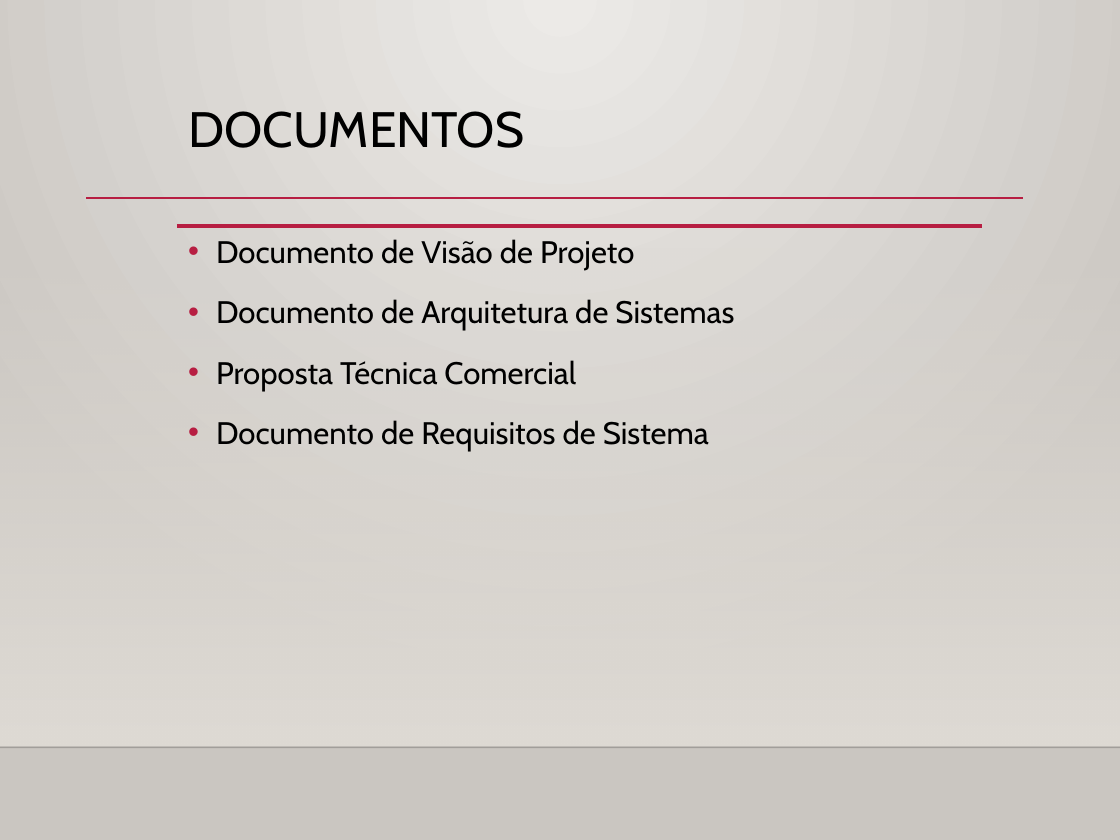
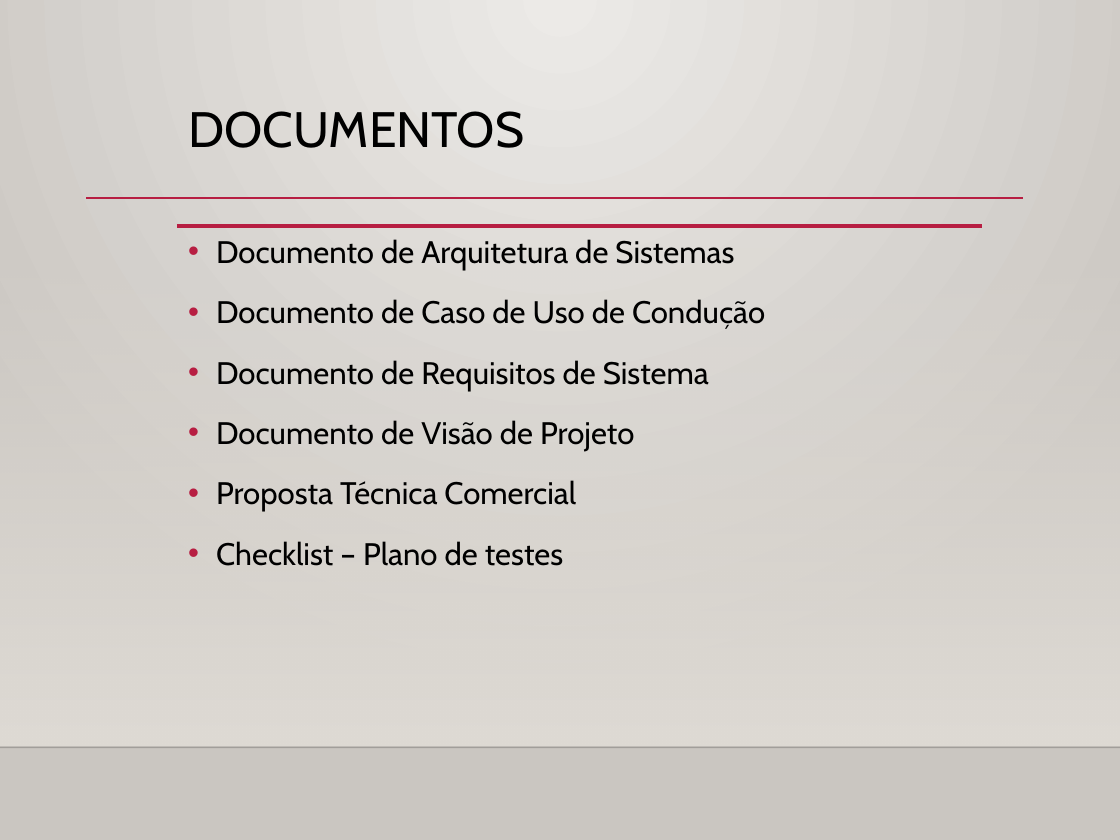
Before and after one commit to gabriellima09/DrinkIt, a slide deck: slide 19 of DrinkIt.WebApp/Artifacts/Apresentação TG - Drink-IT - Gabriel Lima - Gustavo da Rosa.pptx. Drawn at 1120x840 pixels with LibreOffice and Linux fonts; fonts in the diff are those of the drawing; background and template pictures are left out. Boxes give left, top, right and bottom in pixels: in the first picture for what was removed or moved away, otherwise in the second. Text is boxed around its words. In the diff, an @@ line names an element or a change of style, - is before the commit and + after.

```diff
--- a/DrinkIt.WebApp/Artifacts/Apresentação TG - Drink-IT - Gabriel Lima - Gustavo da Rosa.pptx
+++ b/DrinkIt.WebApp/Artifacts/Apresentação TG - Drink-IT - Gabriel Lima - Gustavo da Rosa.pptx
@@ text at (x1=216, y1=239, x2=765, y2=391): paragraphs added @@
+• Documento de Arquitetura de Sistemas
+• Documento de Caso de Uso de Condução
+• Documento de Requisitos de Sistema
@@ text at (x1=216, y1=299, x2=734, y2=331): paragraph removed @@
-• Documento de Arquitetura de Sistemas
@@ text at (x1=216, y1=541, x2=563, y2=566): text changed @@
-• Documento de Requisitos de Sistema
+• Checklist – Plano de testes
```
Also in this commit, not shown: 3 other slides changed.
